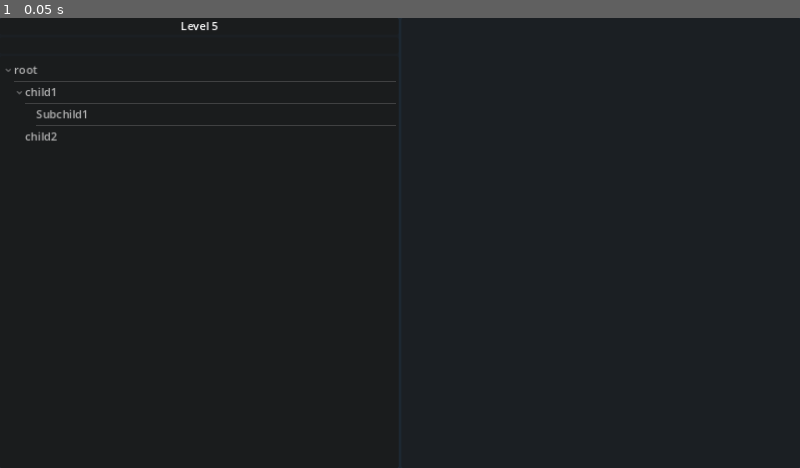
Above: before the commit, frame 1.
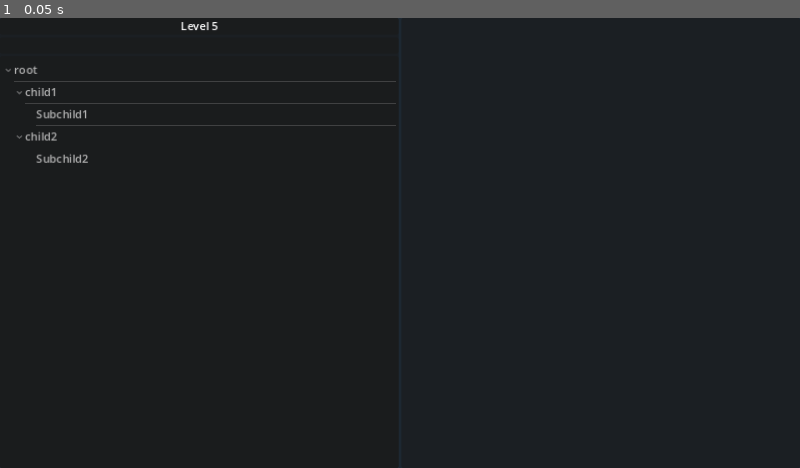
Above: after the commit, the same moment.

Repository: WoodyPython/Folder-Opener
Game: Godot game, scene res://main.tscn
Same seed, same stepped clock (60 frames per second), same inputs: the game is played once before the commit and once after it.
Inputs:
- Up to frame 1 (0.05 s): no input

The runs differ from the first frame. In frame 1, less than 0.1% of the frame differs, in the area x 2-11%, y 26-33%.

Commit message:
added child

Diff:
--- a/FolderTree.gd
+++ b/FolderTree.gd
@@ -23,3 +23,6 @@
 
 	var subchild1 = self.create_item(child1)
 	subchild1.set_text(0, "Subchild1")
+
+	var subchild2 = self.create_item(child2)
+	subchild2.set_text(0, "Subchild2")
